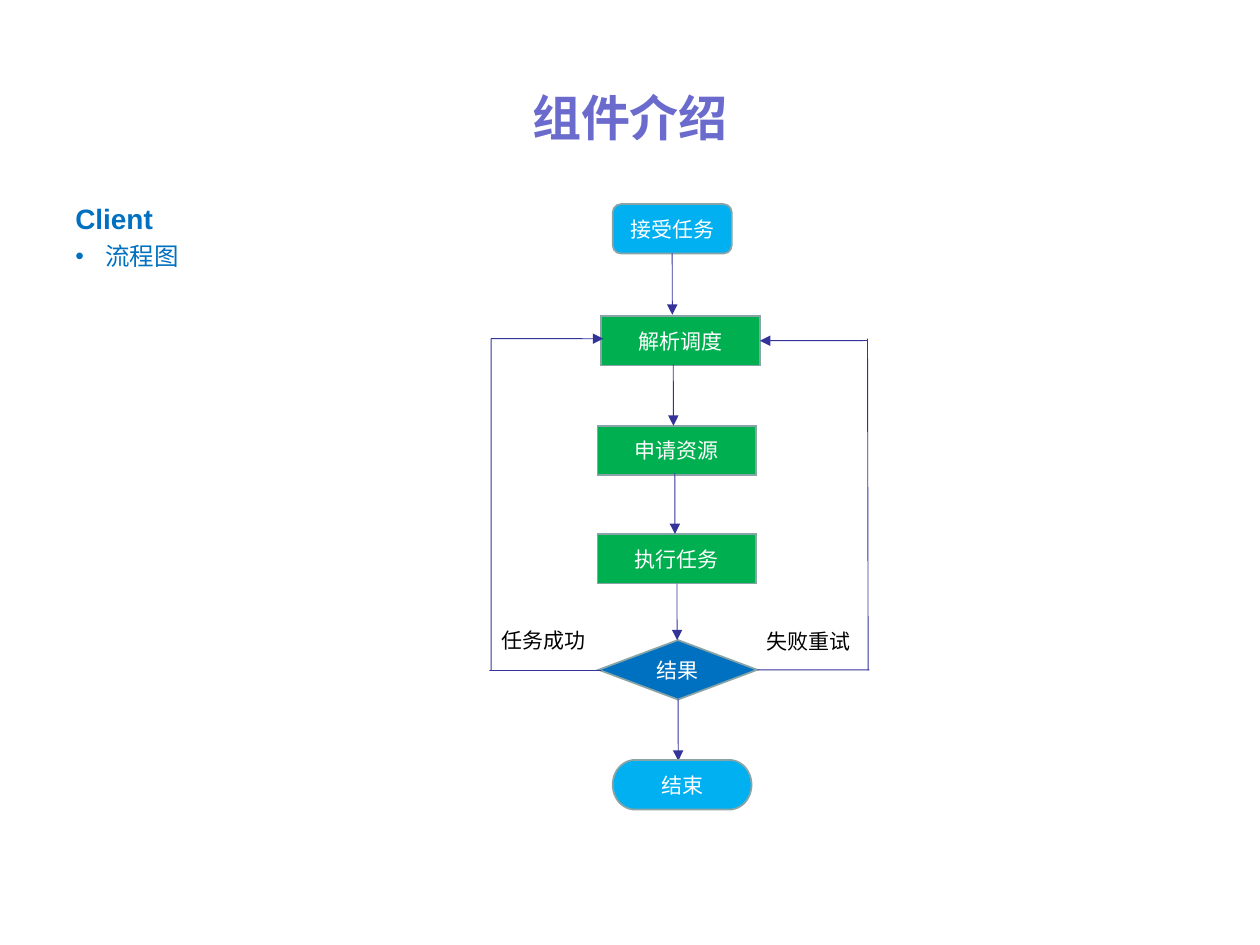
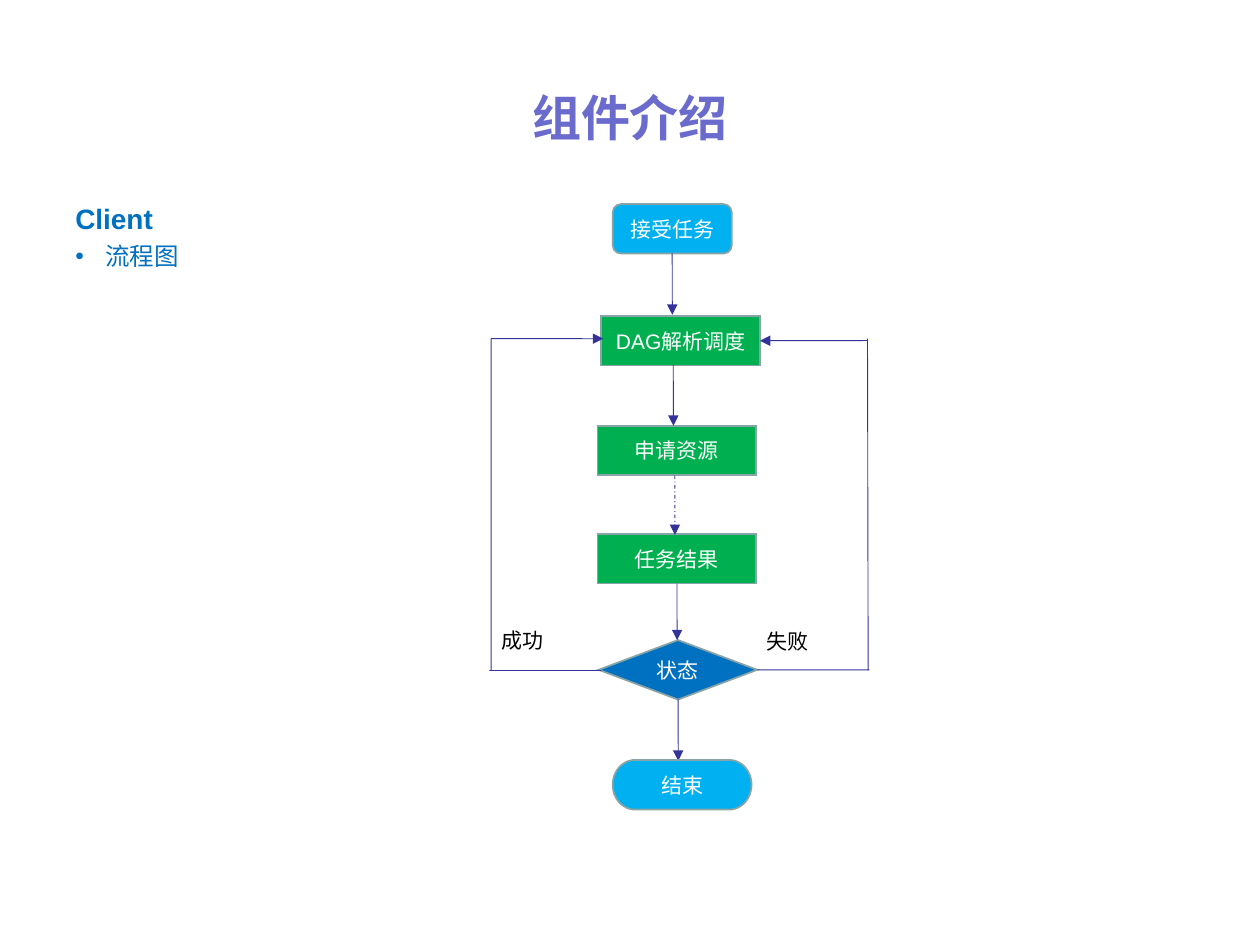
Before and after one commit to ylpu/distribute-scheduler, a slide deck: slide 8 of files/dis-scheduler.ppt (slide 7 before the commit). Drawn at 1260x945 pixels with LibreOffice and Linux fonts; fonts in the diff are those of the drawing. Boxes give left, top, right and bottom in pixels: in the first picture for what was removed or moved away, otherwise in the second. Text is boxed around its words. In the diff, an @@ line names an element or a change of style, - is before the commit and + after.

```diff
--- a/files/dis-scheduler.ppt
+++ b/files/dis-scheduler.ppt
@@ text in rectangle at (x1=616, y1=332, x2=745, y2=351): text changed @@
-解析调度
+DAG解析调度
@@ arrow (675, 475) - (675, 536): stroke #333399 0.51 pt to #333399 0.51 pt dashed @@
@@ text in rectangle at (x1=635, y1=549, x2=719, y2=569): text changed @@
-执行任务
+任务结果
@@ text at (x1=502, y1=630, x2=544, y2=650): text changed @@
-任务成功
+成功
@@ text at (x1=766, y1=631, x2=808, y2=651): text changed @@
-失败重试
+失败
@@ text in diamond at (x1=657, y1=660, x2=699, y2=680): text changed @@
-结果
+状态
```
Also in this commit, not shown: 9 other slides changed, 4 slides added, 14 other files.
